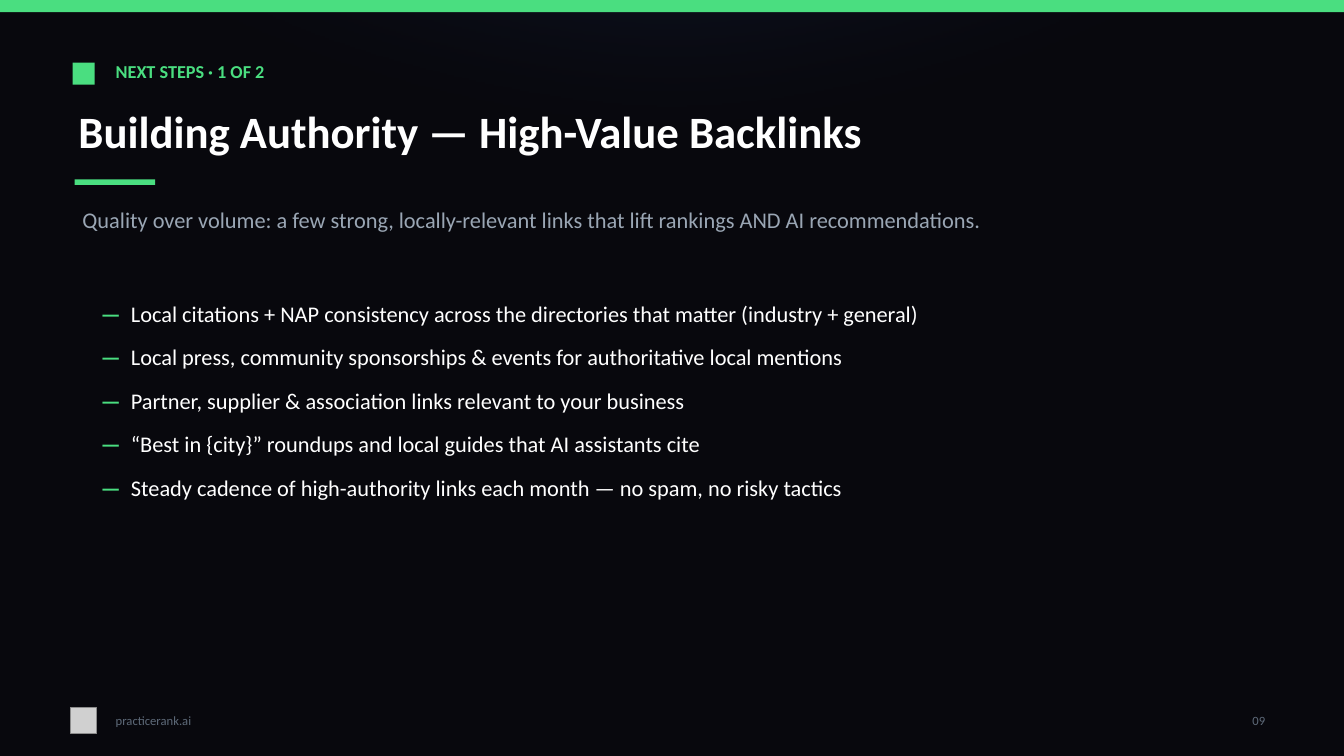
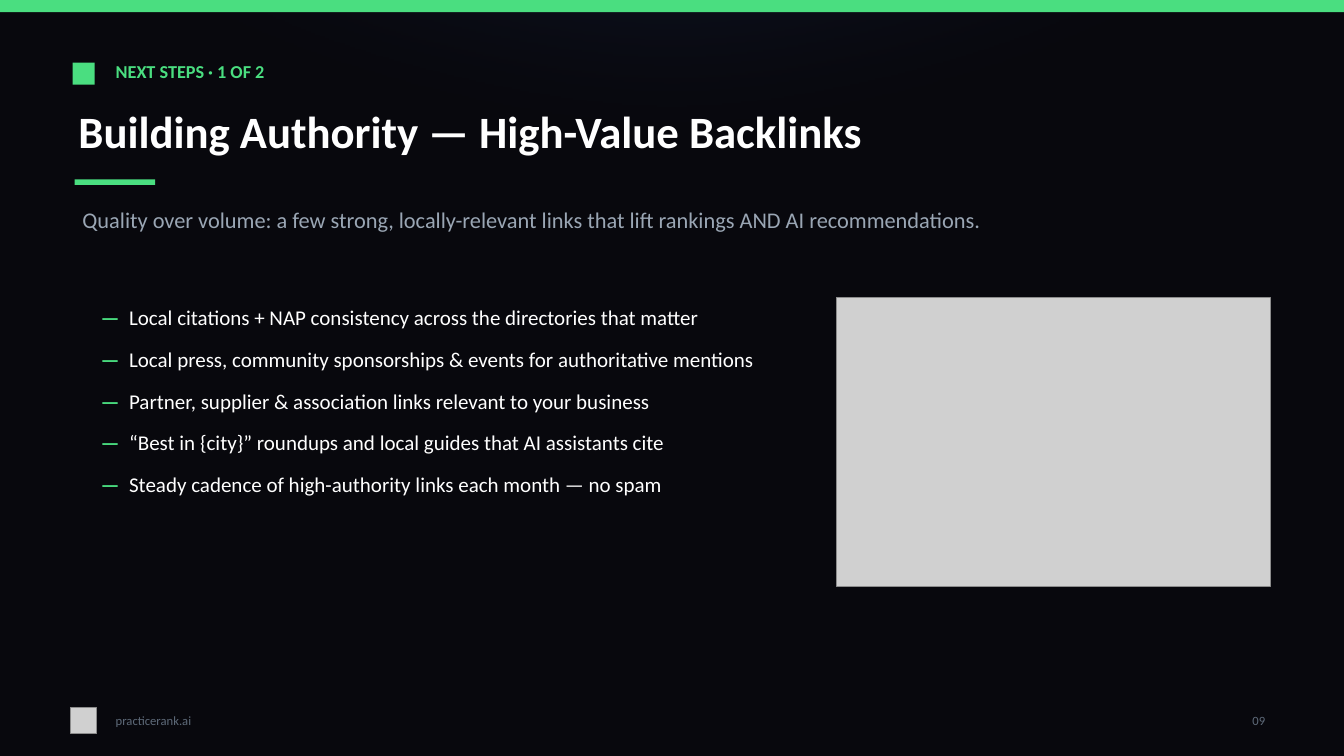
Before and after one commit to sathvik-vadlakunta/inCentivee, a slide deck: slide 9 of deliverables/PracticeRank-SEO-Strategy-Paradigm-Experts.pptx. Drawn at 1344x756 pixels with LibreOffice and Linux fonts; fonts in the diff are those of the drawing; grey boxes stand for pictures. Boxes give left, top, right and bottom in pixels: in the first picture for what was removed or moved away, otherwise in the second. Text is boxed around its words. In the diff, an @@ line names an element or a change of style, - is before the commit and + after.

```diff
--- a/deliverables/PracticeRank-SEO-Strategy-Paradigm-Experts.pptx
+++ b/deliverables/PracticeRank-SEO-Strategy-Paradigm-Experts.pptx
@@ picture added at <box>837,297,1270,587</box> @@
@@ text at <box>129,310,753,371</box>: text changed; size 16 to 15 pt @@
-— Local citations + NAP consistency across the directories that matter (industry + general)
-— Local press, community sponsorships & events for authoritative local mentions
+— Local citations + NAP consistency across the directories that matter
+— Local press, community sponsorships & events for authoritative mentions
@@ text at <box>129,394,664,454</box>: size 16 to 15 pt in "— Partner, supplier & association links relevant ...", "— “Best in {city}” roundups and local ..." @@
@@ text at <box>129,477,661,496</box>: text changed; size 16 to 15 pt @@
-— Steady cadence of high-authority links each month — no spam, no risky tactics
+— Steady cadence of high-authority links each month — no spam
```
Also in this commit, not shown: 3 other slides changed, 1 slide added, 5 other files.
